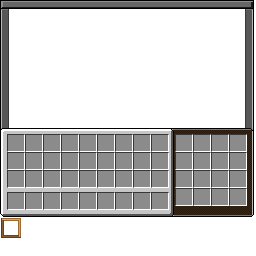
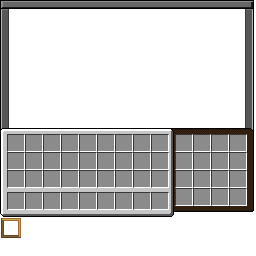
Revision of a layered (256, 256) image; what changed, layer by layer:
painted on "Advanced turtle gui" over [172, 129, 254, 217]
